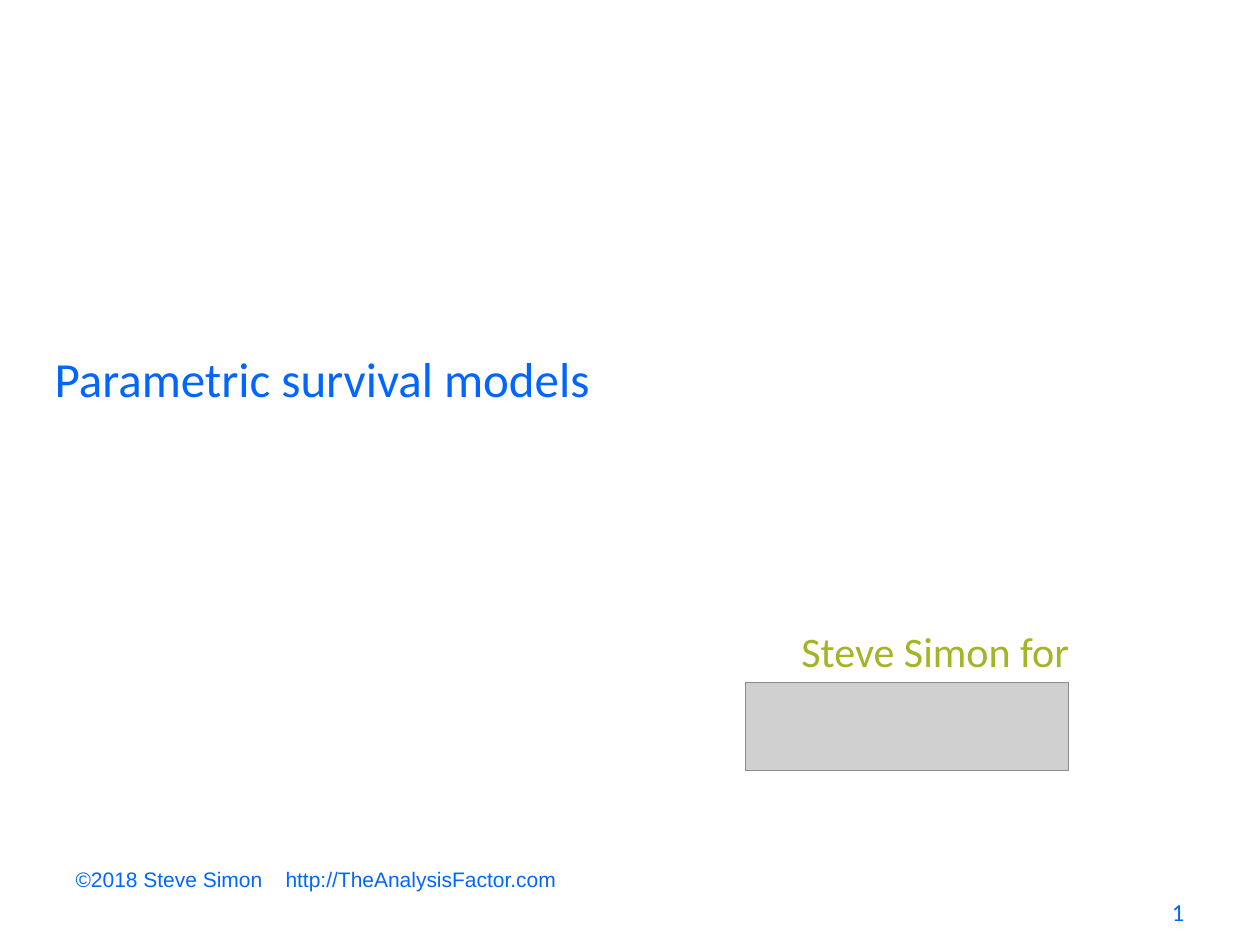
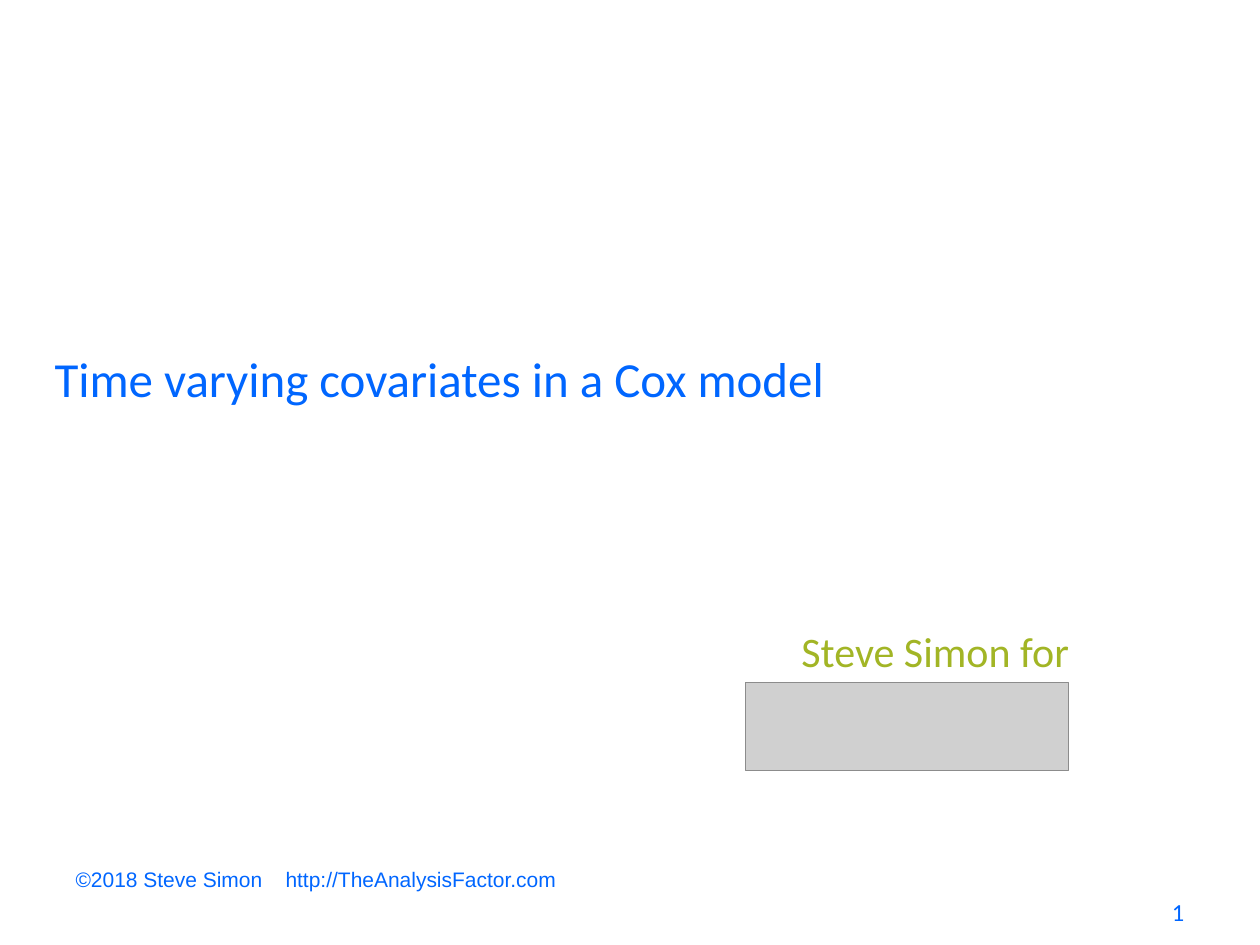
Before and after one commit to pmean/survival-models, a slide deck: slide 1 of bin/survival lecture 6.pptx. Drawn at 1260x945 pixels with LibreOffice and Linux fonts; fonts in the diff are those of the drawing; grey boxes stand for pictures. Boxes give left, top, right and bottom in pixels: in the first picture for what was removed or moved away, otherwise in the second. Text is boxed around its words. In the diff, an @@ line names an element or a change of style, - is before the commit and + after.

```diff
--- a/bin/survival lecture 6.pptx
+++ b/bin/survival lecture 6.pptx
@@ title at <box>55,363,824,406</box>: text changed @@
-Parametric survival models
+Time varying covariates in a Cox model
```
Also in this commit, not shown: 15 other slides changed, 13 slides removed, 2 other files.
